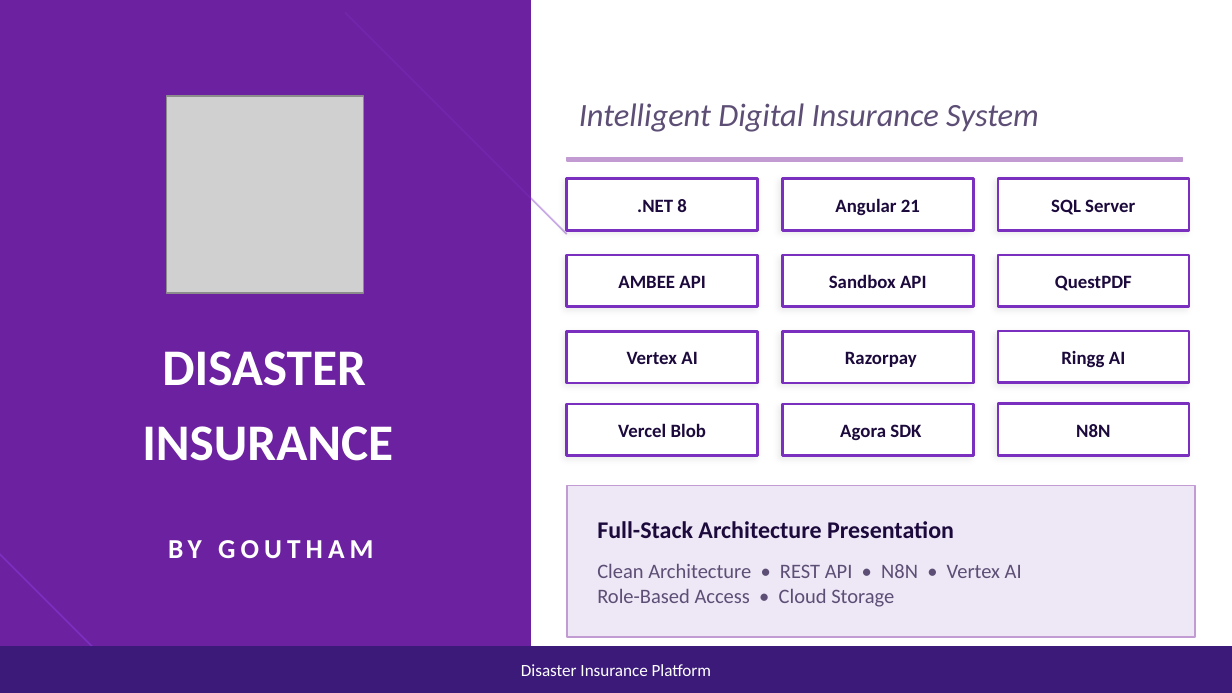
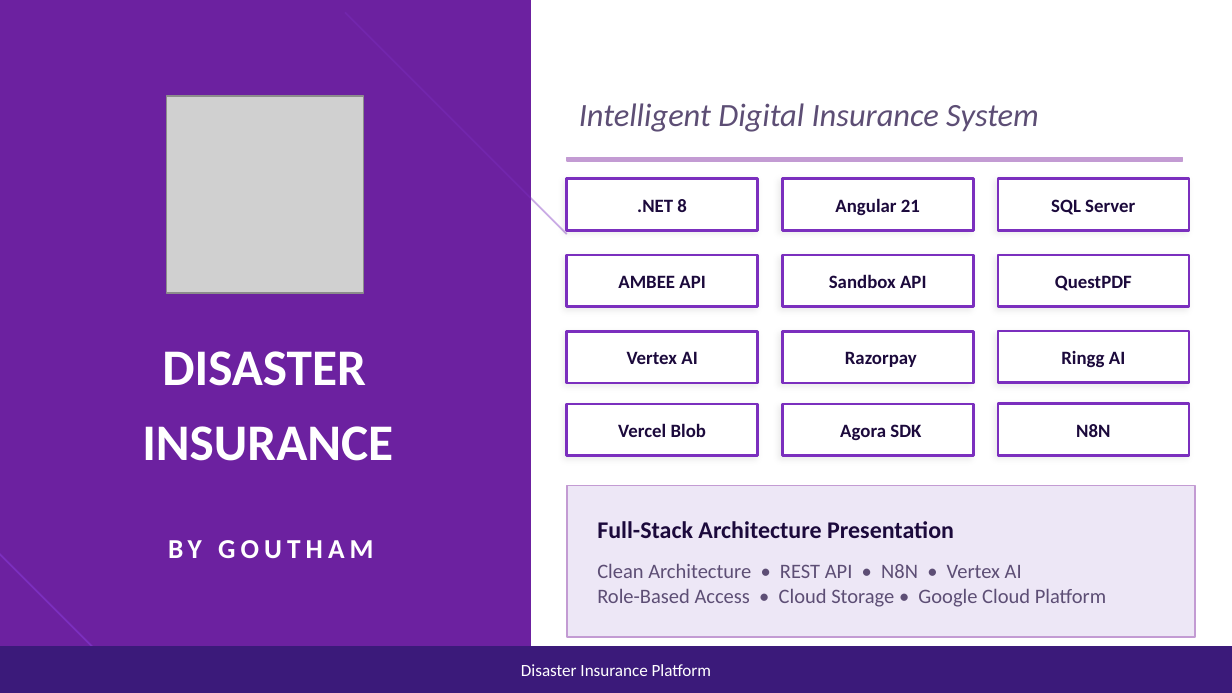
Before and after one commit to goutham4126/GOUTHAM, a slide deck: slide 1 of documents/insurance_capstone.pptx. Drawn at 1232x693 pixels with LibreOffice and Linux fonts; fonts in the diff are those of the drawing; grey boxes stand for pictures. Boxes give left, top, right and bottom in pixels: in the first picture for what was removed or moved away, otherwise in the second. Text is boxed around its words. In the diff, an @@ line names an element or a change of style, - is before the commit and + after.

```diff
--- a/documents/insurance_capstone.pptx
+++ b/documents/insurance_capstone.pptx
@@ text at (597,564,1106,607): text changed @@
-Clean Architecture • REST API • N8N • Vertex AI
-Role-Based Access • Cloud Storage
+Clean Architecture • REST API • N8N • Vertex AI
+Role-Based Access • Cloud Storage • Google Cloud Platform
```
Also in this commit, not shown: 2 other slides changed.
